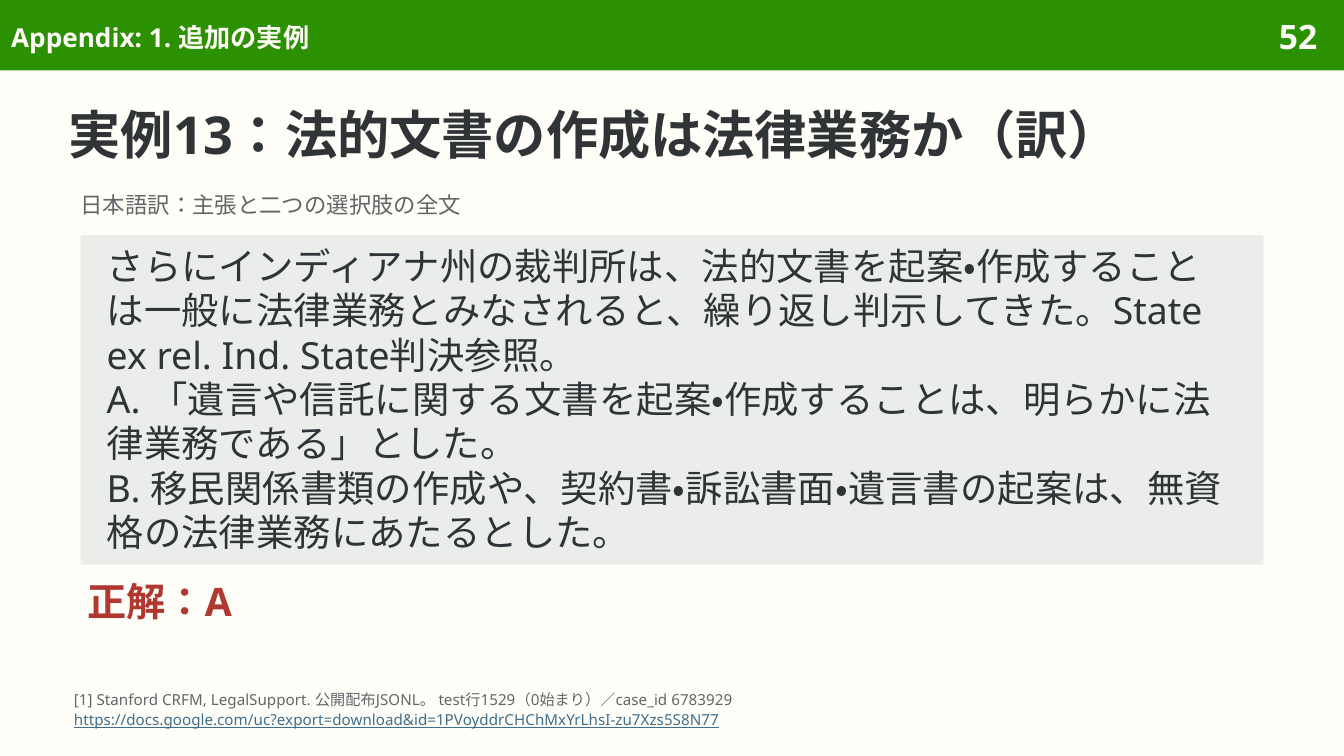
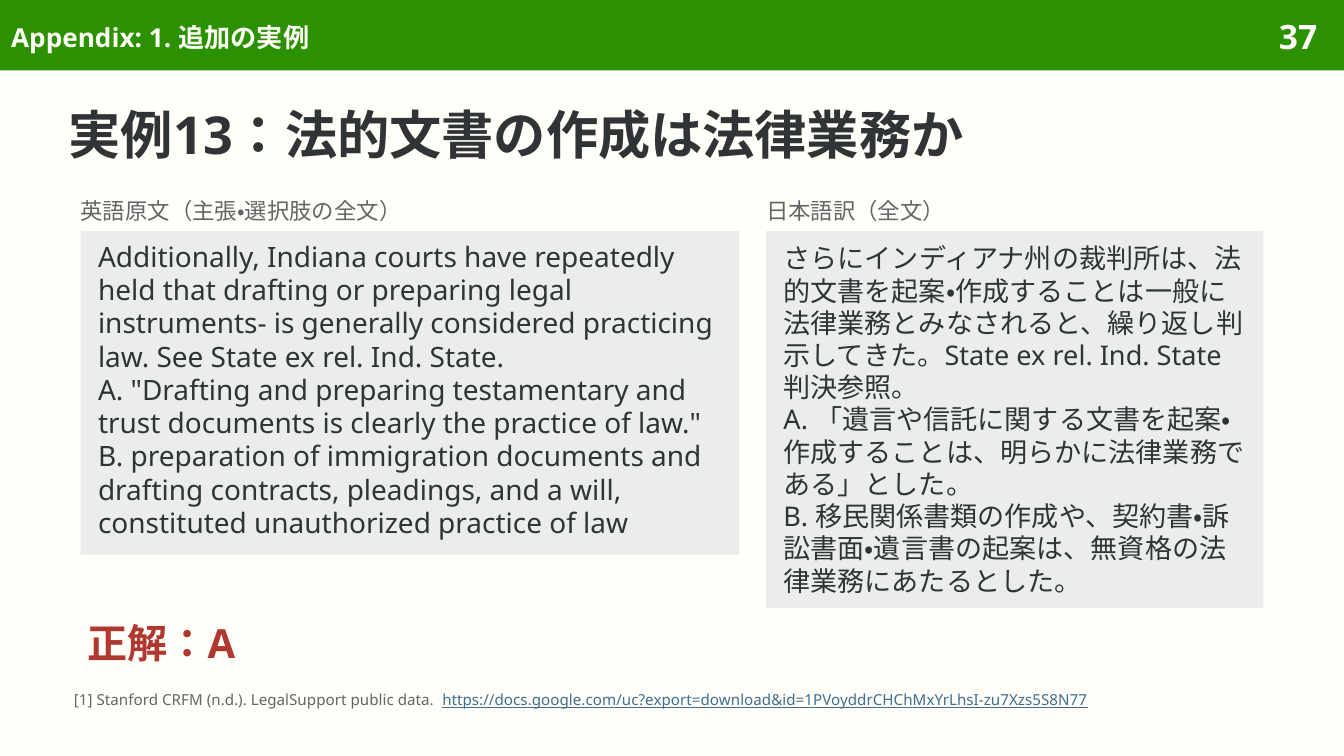
Before and after one commit to sasakiy84/datasets-in-10-minutes, a slide deck: slide 37 of slides/datasets-in-10-minutes-legal-support.pptx (slide 52 before the commit). Drawn at 1344x756 pixels with LibreOffice and Linux fonts; fonts in the diff are those of the drawing. Boxes give left, top, right and bottom in pixels: in the first picture for what was removed or moved away, otherwise in the second. Text is boxed around its words. In the diff, an @@ line names an element or a change of style, - is before the commit and + after.

Commit message:
Rebuild LegalSupport around citation evidence, examples and data use

```diff
--- a/slides/datasets-in-10-minutes-legal-support.pptx
+++ b/slides/datasets-in-10-minutes-legal-support.pptx
@@ page number at <box>1279,24,1317,50</box>: text changed @@
-52
+37
@@ title at <box>69,109,964,159</box>: text changed @@
-実例13：法的文書の作成は法律業務か（訳）
+実例13：法的文書の作成は法律業務か
@@ text at <box>81,200,402,221</box>: text changed @@
-日本語訳：主張と二つの選択肢の全文
+英語原文（主張・選択肢の全文）
@@ text added at <box>766,200,945,221</box>, 12 pt, text #626669 @@
+日本語訳（全文）
@@ rectangle added at <box>81,231,739,555</box>, fill #EBEDEB, 15 pt, text #303437 @@
+Additionally, Indiana courts have repeatedly held that drafting or preparing legal instruments- is generally considered practicing law. See State ex rel. Ind. State.
+A. "Drafting and preparing testamentary and trust documents is clearly the practice of law."
+B. preparation of immigration documents and drafting contracts, pleadings, and a will, constituted unauthorized practice of law
@@ rectangle "さらにインディアナ州の裁判所は、法的文書を起案・作成することは一般に法律業務とみなされると、繰り返し判示してきた。Sta ...": place and size @@
-rectangle "さらにインディアナ州の裁判所は、法的文書を起案・作成することは一般に法律業務とみなされると、繰り返し判示してきた。Sta ..." at <box>81,235,1263,564</box>
+rectangle "さらにインディアナ州の裁判所は、法的文書を起案・作成することは一般に法律業務とみなされると、繰り返し判示してきた。Sta ..." at <box>766,231,1263,609</box>
@@ rectangle "さらにインディアナ州の裁判所は、法的文書を起案・作成することは一般に法律業務とみなされると、繰り返し判示してきた。Sta ..." at <box>766,231,1263,609</box>: size 20 to 14.5 pt; line spacing 23.8pt to 17.2pt @@
@@ text "正解：A": place and size @@
-text "正解：A" at <box>87,583,232,620</box>
+text "正解：A" at <box>87,624,235,662</box>
@@ text "正解：A" at <box>87,624,235,662</box>: size 21 to 21.5 pt; line spacing 24.6pt to 25.1pt @@
@@ text at <box>74,693,1087,709</box>: text changed @@
-[1] Stanford CRFM, LegalSupport. 公開配布JSONL。 test行1529（0始まり）／case_id 6783929
-https://docs.google.com/uc?export=download&id=1PVoyddrCHChMxYrLhsI-zu7Xzs5S8N77
+[1] Stanford CRFM (n.d.). LegalSupport public data. https://docs.google.com/uc?export=download&id=1PVoyddrCHChMxYrLhsI-zu7Xzs5S8N77
```
Also in this commit, not shown: 32 other slides changed, 3 slides added, 24 slides removed, 39 other files.
